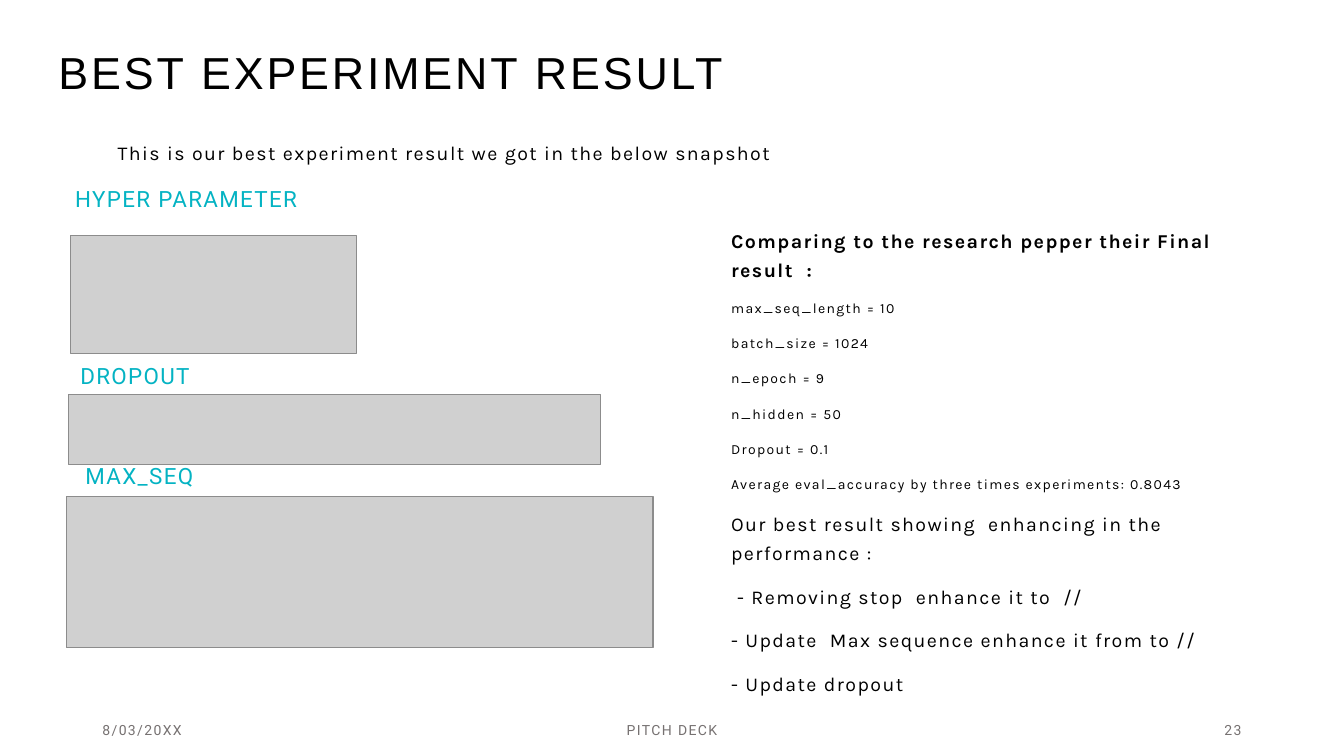
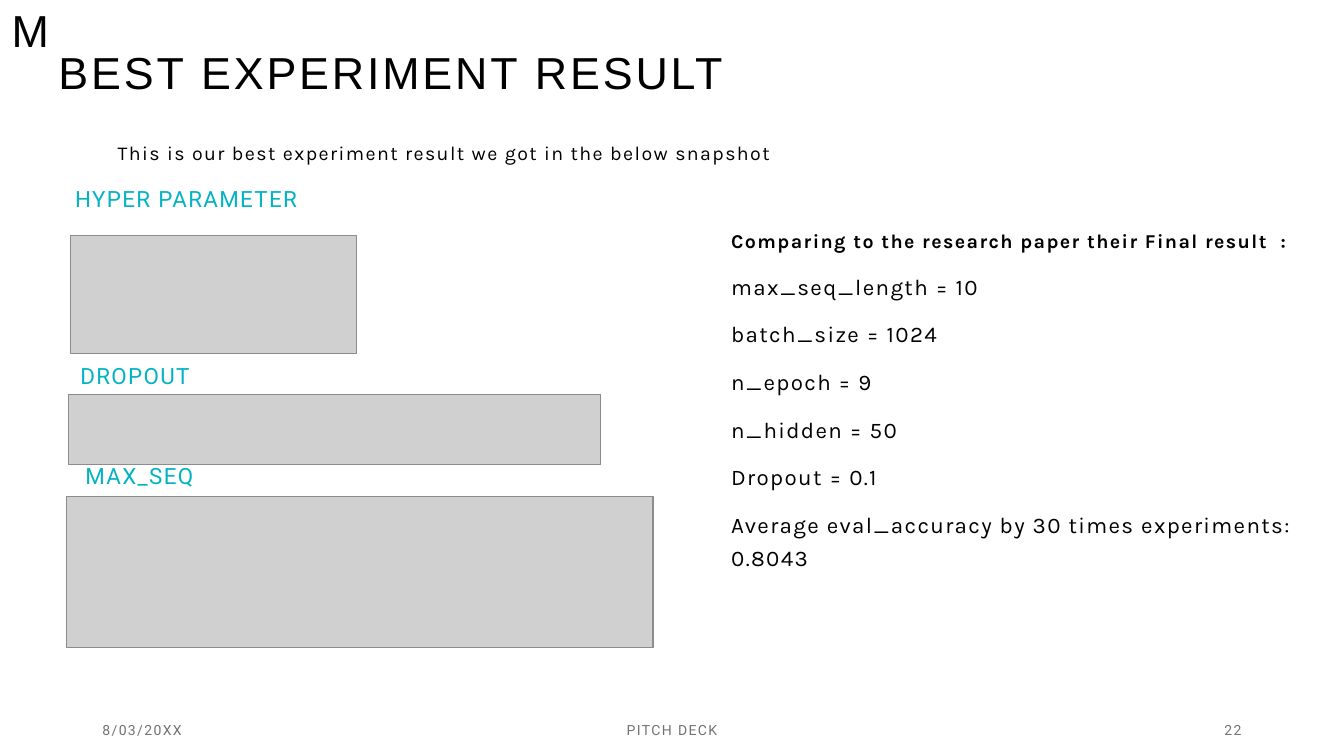
Before and after one commit to zeinabmohamed/MedicalChatbot, a slide deck: slide 22 of Docs/Chatbot with specific topic presentation.pptx (slide 23 before the commit). Drawn at 1344x756 pixels with LibreOffice and Linux fonts; fonts in the diff are those of the drawing; grey boxes stand for pictures. Boxes give left, top, right and bottom in pixels: in the first picture for what was removed or moved away, otherwise in the second. Text is boxed around its words. In the diff, an @@ line names an element or a change of style, - is before the commit and + after.

```diff
--- a/Docs/Chatbot with specific topic presentation.pptx
+++ b/Docs/Chatbot with specific topic presentation.pptx
@@ text added at (12, 16, 49, 47), 32 pt, text #000000 @@
+M
@@ text at (731, 234, 1266, 253): text changed @@
-Comparing to the research pepper their Final result :
+Comparing to the research paper their Final result :
@@ text at (731, 279, 978, 491): size 10 to 16 pt in "max_seq_length = 10", "batch_size = 1024", "n_epoch = 9", "n_hidden = 50" and 1 more places @@
@@ text at (731, 517, 1289, 567): text changed; size 14 to 16 pt @@
-Average eval_accuracy by three times experiments: 0.8043
-Our best result showing enhancing in the performance :
-- Removing stop enhance it to //
-- Update Max sequence enhance it from to //
-- Update dropout
+Average eval_accuracy by 30 times experiments: 0.8043
@@ page number at (1224, 725, 1241, 735): text changed @@
-23
+22
```
Also in this commit, not shown: 19 other slides changed, 1 slide removed.
